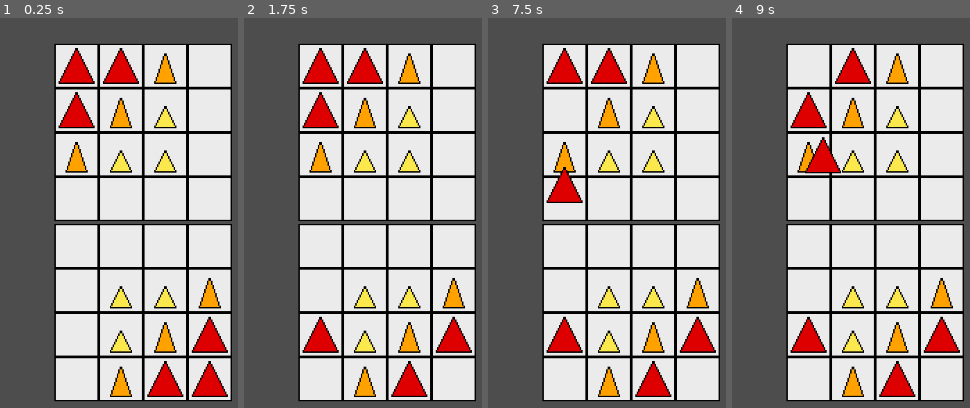
Above: before the commit, frames 1-4 (left to right).
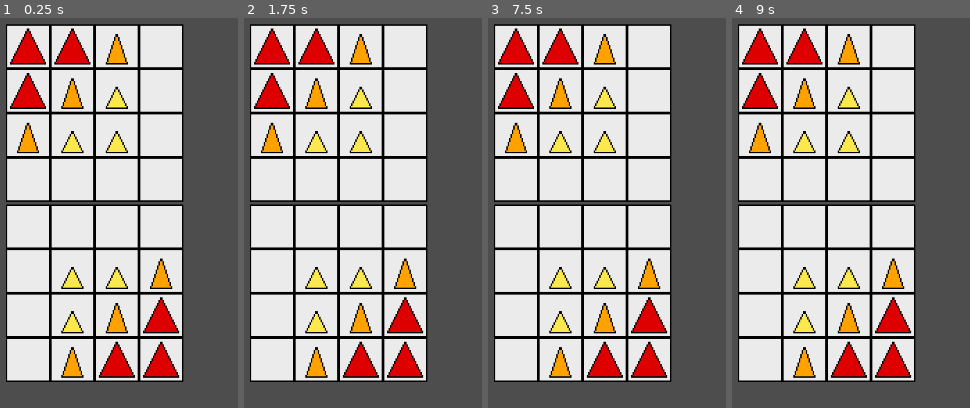
Above: after the commit, the same moments.

Repository: Lorenzo603/martian-chess
Game: Godot game, scene res://main.tscn
Same seed, same stepped clock (60 frames per second), same inputs: the game is played once before the commit and once after it.
Inputs (mouse positions are in pixels of both pictures, inside the frame that each line leads up to):
- Up to frame 1 (0.25 s): no input
- Up to frame 2 (1.75 s): tap Enter at 0.5 s; drag from (408, 380) to (320, 291) at 0.52 s; drag from (453, 380) to (320, 333) at 1.27 s
- Up to frame 3 (7.5 s): tap Space at 2, 3.5, 5 s; move the mouse to (697, 333) at 2.02 s; click (697, 333) at 2.17 s; tap Enter at 2.75, 4.25 s; drag from (609, 380) to (652, 291) at 2.77 s; drag from (652, 333) to (outside the picture) at 3.52 s; drag from (697, 291) to (652, 380) at 4.27 s; move the mouse to (609, 333) at 5.02 s; click (609, 333) at 5.17 s; drag from (609, 291) to (609, 228) at 5.77 s; drag from (652, 291) to (564, 380) at 6.52 s; drag from (564, 111) to (564, 333) at 7.27 s
- Up to frame 4 (9 s): move the mouse to (853, 64) at 8.02 s; click (853, 64) at 8.17 s; drag from (808, 64) to (853, 333) at 8.77 s

The runs differ from the first frame. In frame 1, 65% of the frame differs, in the area x 2-98%, y 1-99%; in frame 2, 65%; in frame 3, 65%; in frame 4, 65%.

Commit message:
capture piece

Diff:
--- a/Board.gd
+++ b/Board.gd
@@ -3,6 +3,12 @@
 const MAX_PLAYERS = 2
 
 var player_turn = 1
+
+# row index is player index (player_turn - 1)
+var captured_pieces = [
+	[],
+	[]
+]
 
 var board_state = [
 	["B", "B", "M", ""],
@@ -30,25 +36,29 @@
 
 	# cannot move piece to same position
 	if starting_tile_x == destination_tile_x and starting_tile_y == destination_tile_y:
-		return false
+		return [false, false]
 
 	# cannot capture own piece
 	# TODO: Exception for when promoting
 	if (destination_tile_x > 3 and player_turn == 1 and board_state[destination_tile_x][destination_tile_y] != "") \
 		or (destination_tile_x <= 3 and player_turn == 2 and board_state[destination_tile_x][destination_tile_y] != ""):
-		return false
+		return [false, false]
 
 	var current_piece_type = board_state[starting_tile_x][starting_tile_y]
 	var is_movement_valid = _is_piece_movement_valid(current_piece_type, starting_tile_x, starting_tile_y, destination_tile_x, destination_tile_y)
 
 	# TODO: cannot "reject" move
 
+	var has_captured = false
 	if is_movement_valid:
+		# capture piece
+		if board_state[destination_tile_x][destination_tile_y] != "":
+			captured_pieces[player_turn - 1].append(board_state[destination_tile_x][destination_tile_y])
+			has_captured = true
 		board_state[starting_tile_x][starting_tile_y] = ""
 		board_state[destination_tile_x][destination_tile_y] = current_piece_type
-		# TODO: capture piece
 		update_player_turn()
-	return is_movement_valid
+	return [is_movement_valid, has_captured]
 
 func _is_piece_movement_valid(current_piece_type, starting_tile_x, starting_tile_y, destination_tile_x, destination_tile_y):
 	match current_piece_type:
--- a/PieceBig.gd
+++ b/PieceBig.gd
@@ -8,6 +8,7 @@
 var starting_position = self.global_position
 @export var starting_tile_x = 0
 @export var starting_tile_y = 0
+@export var starting_tile_ref: Sprite2D = null
 
 func _process(delta):
 	if is_dragging:
@@ -40,12 +41,20 @@
 			var destination_tile_y = overlapping_tile.get_meta("TileCoordY")
 
 
-			var is_move_valid = board.is_move_valid(starting_tile_x, starting_tile_y,
+			var move_result = board.is_move_valid(starting_tile_x, starting_tile_y,
 				destination_tile_x, destination_tile_y
 			)
-			if not is_move_valid:
+			var is_movement_valid = move_result[0]
+			if not is_movement_valid:
 				self.global_position = starting_position
 				return
+
+			starting_tile_ref.set_piece(null)
+			var has_captured = move_result[1]
+			if has_captured:
+				overlapping_tile.get_piece().queue_free()
+			overlapping_tile.set_piece(self)
+			starting_tile_ref = overlapping_tile
 
 			var clamp_position = overlapping_tile.get_node("PieceClampPosition").global_position
 			self.global_position = clamp_position
--- a/main.tscn
+++ b/main.tscn
@@ -12,295 +12,331 @@
 script = ExtResource("1_xp1cc")
 
 [node name="Tile" parent="Board" instance=ExtResource("1_8shwo")]
-position = Vector2(282, 576)
+position = Vector2(212, 548)
 scale = Vector2(2, 2)
 metadata/TileCoordX = 7
 
-[node name="Tile2" parent="Board" instance=ExtResource("1_8shwo")]
-position = Vector2(346, 576)
-scale = Vector2(2, 2)
+[node name="Tile2" parent="Board" node_paths=PackedStringArray("piece") instance=ExtResource("1_8shwo")]
+position = Vector2(276, 548)
+scale = Vector2(2, 2)
+piece = NodePath("../../PieceMedium")
 metadata/TileCoordX = 7
 metadata/TileCoordY = 1
 
-[node name="Tile3" parent="Board" instance=ExtResource("1_8shwo")]
-position = Vector2(410, 576)
-scale = Vector2(2, 2)
+[node name="Tile3" parent="Board" node_paths=PackedStringArray("piece") instance=ExtResource("1_8shwo")]
+position = Vector2(340, 548)
+scale = Vector2(2, 2)
+piece = NodePath("../../PieceBig")
 metadata/TileCoordX = 7
 metadata/TileCoordY = 2
 
-[node name="Tile4" parent="Board" instance=ExtResource("1_8shwo")]
-position = Vector2(474, 576)
-scale = Vector2(2, 2)
+[node name="Tile4" parent="Board" node_paths=PackedStringArray("piece") instance=ExtResource("1_8shwo")]
+position = Vector2(404, 548)
+scale = Vector2(2, 2)
+piece = NodePath("../../PieceBig2")
 metadata/TileCoordX = 7
 metadata/TileCoordY = 3
 
 [node name="Tile5" parent="Board" instance=ExtResource("1_8shwo")]
-position = Vector2(282, 512)
+position = Vector2(212, 484)
 scale = Vector2(2, 2)
 metadata/TileCoordX = 6
 
-[node name="Tile6" parent="Board" instance=ExtResource("1_8shwo")]
-position = Vector2(346, 512)
-scale = Vector2(2, 2)
+[node name="Tile6" parent="Board" node_paths=PackedStringArray("piece") instance=ExtResource("1_8shwo")]
+position = Vector2(276, 484)
+scale = Vector2(2, 2)
+piece = NodePath("../../PieceSmall")
 metadata/TileCoordX = 6
 metadata/TileCoordY = 1
 
-[node name="Tile7" parent="Board" instance=ExtResource("1_8shwo")]
-position = Vector2(410, 512)
-scale = Vector2(2, 2)
+[node name="Tile7" parent="Board" node_paths=PackedStringArray("piece") instance=ExtResource("1_8shwo")]
+position = Vector2(340, 484)
+scale = Vector2(2, 2)
+piece = NodePath("../../PieceMedium2")
 metadata/TileCoordX = 6
 metadata/TileCoordY = 2
 
-[node name="Tile8" parent="Board" instance=ExtResource("1_8shwo")]
-position = Vector2(474, 512)
-scale = Vector2(2, 2)
+[node name="Tile8" parent="Board" node_paths=PackedStringArray("piece") instance=ExtResource("1_8shwo")]
+position = Vector2(404, 484)
+scale = Vector2(2, 2)
+piece = NodePath("../../PieceBig3")
 metadata/TileCoordX = 6
 metadata/TileCoordY = 3
 
 [node name="Tile9" parent="Board" instance=ExtResource("1_8shwo")]
-position = Vector2(282, 448)
+position = Vector2(212, 420)
 scale = Vector2(2, 2)
 metadata/TileCoordX = 5
 
-[node name="Tile10" parent="Board" instance=ExtResource("1_8shwo")]
-position = Vector2(346, 448)
-scale = Vector2(2, 2)
+[node name="Tile10" parent="Board" node_paths=PackedStringArray("piece") instance=ExtResource("1_8shwo")]
+position = Vector2(276, 420)
+scale = Vector2(2, 2)
+piece = NodePath("../../PieceSmall2")
 metadata/TileCoordX = 5
 metadata/TileCoordY = 1
 
-[node name="Tile11" parent="Board" instance=ExtResource("1_8shwo")]
-position = Vector2(410, 448)
-scale = Vector2(2, 2)
+[node name="Tile11" parent="Board" node_paths=PackedStringArray("piece") instance=ExtResource("1_8shwo")]
+position = Vector2(340, 420)
+scale = Vector2(2, 2)
+piece = NodePath("../../PieceSmall3")
 metadata/TileCoordX = 5
 metadata/TileCoordY = 2
 
-[node name="Tile12" parent="Board" instance=ExtResource("1_8shwo")]
-position = Vector2(474, 448)
-scale = Vector2(2, 2)
+[node name="Tile12" parent="Board" node_paths=PackedStringArray("piece") instance=ExtResource("1_8shwo")]
+position = Vector2(404, 420)
+scale = Vector2(2, 2)
+piece = NodePath("../../PieceMedium3")
 metadata/TileCoordX = 5
 metadata/TileCoordY = 3
 
 [node name="Tile13" parent="Board" instance=ExtResource("1_8shwo")]
-position = Vector2(282, 384)
+position = Vector2(212, 356)
 scale = Vector2(2, 2)
 metadata/TileCoordX = 4
 
 [node name="Tile14" parent="Board" instance=ExtResource("1_8shwo")]
-position = Vector2(346, 384)
+position = Vector2(276, 356)
 scale = Vector2(2, 2)
 metadata/TileCoordX = 4
 metadata/TileCoordY = 1
 
 [node name="Tile15" parent="Board" instance=ExtResource("1_8shwo")]
-position = Vector2(410, 384)
+position = Vector2(340, 356)
 scale = Vector2(2, 2)
 metadata/TileCoordX = 4
 metadata/TileCoordY = 2
 
 [node name="Tile16" parent="Board" instance=ExtResource("1_8shwo")]
-position = Vector2(474, 384)
+position = Vector2(404, 356)
 scale = Vector2(2, 2)
 metadata/TileCoordX = 4
 metadata/TileCoordY = 3
 
 [node name="Tile17" parent="Board" instance=ExtResource("1_8shwo")]
-position = Vector2(282, 316)
+position = Vector2(212, 288)
 scale = Vector2(2, 2)
 metadata/TileCoordX = 3
 
 [node name="Tile18" parent="Board" instance=ExtResource("1_8shwo")]
-position = Vector2(346, 316)
+position = Vector2(276, 288)
 scale = Vector2(2, 2)
 metadata/TileCoordX = 3
 metadata/TileCoordY = 1
 
 [node name="Tile19" parent="Board" instance=ExtResource("1_8shwo")]
-position = Vector2(410, 316)
+position = Vector2(340, 288)
 scale = Vector2(2, 2)
 metadata/TileCoordX = 3
 metadata/TileCoordY = 2
 
 [node name="Tile20" parent="Board" instance=ExtResource("1_8shwo")]
-position = Vector2(474, 316)
+position = Vector2(404, 288)
 scale = Vector2(2, 2)
 metadata/TileCoordX = 3
 metadata/TileCoordY = 3
 
-[node name="Tile21" parent="Board" instance=ExtResource("1_8shwo")]
-position = Vector2(282, 252)
-scale = Vector2(2, 2)
+[node name="Tile21" parent="Board" node_paths=PackedStringArray("piece") instance=ExtResource("1_8shwo")]
+position = Vector2(212, 224)
+scale = Vector2(2, 2)
+piece = NodePath("../../PieceMedium4")
 metadata/TileCoordX = 2
 
-[node name="Tile22" parent="Board" instance=ExtResource("1_8shwo")]
-position = Vector2(346, 252)
-scale = Vector2(2, 2)
+[node name="Tile22" parent="Board" node_paths=PackedStringArray("piece") instance=ExtResource("1_8shwo")]
+position = Vector2(276, 224)
+scale = Vector2(2, 2)
+piece = NodePath("../../PieceSmall5")
 metadata/TileCoordX = 2
 metadata/TileCoordY = 1
 
-[node name="Tile23" parent="Board" instance=ExtResource("1_8shwo")]
-position = Vector2(410, 252)
-scale = Vector2(2, 2)
+[node name="Tile23" parent="Board" node_paths=PackedStringArray("piece") instance=ExtResource("1_8shwo")]
+position = Vector2(340, 224)
+scale = Vector2(2, 2)
+piece = NodePath("../../PieceSmall4")
 metadata/TileCoordX = 2
 metadata/TileCoordY = 2
 
 [node name="Tile24" parent="Board" instance=ExtResource("1_8shwo")]
-position = Vector2(474, 252)
+position = Vector2(404, 224)
 scale = Vector2(2, 2)
 metadata/TileCoordX = 2
 metadata/TileCoordY = 3
 
-[node name="Tile25" parent="Board" instance=ExtResource("1_8shwo")]
-position = Vector2(282, 188)
-scale = Vector2(2, 2)
+[node name="Tile25" parent="Board" node_paths=PackedStringArray("piece") instance=ExtResource("1_8shwo")]
+position = Vector2(212, 160)
+scale = Vector2(2, 2)
+piece = NodePath("../../PieceBig4")
 metadata/TileCoordX = 1
 
-[node name="Tile26" parent="Board" instance=ExtResource("1_8shwo")]
-position = Vector2(346, 188)
-scale = Vector2(2, 2)
+[node name="Tile26" parent="Board" node_paths=PackedStringArray("piece") instance=ExtResource("1_8shwo")]
+position = Vector2(276, 160)
+scale = Vector2(2, 2)
+piece = NodePath("../../PieceMedium5")
 metadata/TileCoordX = 1
 metadata/TileCoordY = 1
 
-[node name="Tile27" parent="Board" instance=ExtResource("1_8shwo")]
-position = Vector2(410, 188)
-scale = Vector2(2, 2)
+[node name="Tile27" parent="Board" node_paths=PackedStringArray("piece") instance=ExtResource("1_8shwo")]
+position = Vector2(340, 160)
+scale = Vector2(2, 2)
+piece = NodePath("../../PieceSmall6")
 metadata/TileCoordX = 1
 metadata/TileCoordY = 2
 
 [node name="Tile28" parent="Board" instance=ExtResource("1_8shwo")]
-position = Vector2(474, 188)
+position = Vector2(404, 160)
 scale = Vector2(2, 2)
 metadata/TileCoordX = 1
 metadata/TileCoordY = 3
 
-[node name="Tile29" parent="Board" instance=ExtResource("1_8shwo")]
-position = Vector2(282, 124)
-scale = Vector2(2, 2)
-
-[node name="Tile30" parent="Board" instance=ExtResource("1_8shwo")]
-position = Vector2(346, 124)
-scale = Vector2(2, 2)
-metadata/TileCoordY = 1
-
-[node name="Tile31" parent="Board" instance=ExtResource("1_8shwo")]
-position = Vector2(410, 124)
-scale = Vector2(2, 2)
+[node name="Tile29" parent="Board" node_paths=PackedStringArray("piece") instance=ExtResource("1_8shwo")]
+position = Vector2(212, 96)
+scale = Vector2(2, 2)
+piece = NodePath("../../PieceBig6")
+
+[node name="Tile30" parent="Board" node_paths=PackedStringArray("piece") instance=ExtResource("1_8shwo")]
+position = Vector2(276, 96)
+scale = Vector2(2, 2)
+piece = NodePath("../../PieceBig5")
+metadata/TileCoordY = 1
+
+[node name="Tile31" parent="Board" node_paths=PackedStringArray("piece") instance=ExtResource("1_8shwo")]
+position = Vector2(340, 96)
+scale = Vector2(2, 2)
+piece = NodePath("../../PieceMedium6")
 metadata/TileCoordY = 2
 
 [node name="Tile32" parent="Board" instance=ExtResource("1_8shwo")]
-position = Vector2(474, 124)
-scale = Vector2(2, 2)
-metadata/TileCoordY = 3
-
-[node name="PieceBig" parent="." instance=ExtResource("2_a7rm7")]
-z_index = 1
-position = Vector2(410, 576)
+position = Vector2(404, 96)
+scale = Vector2(2, 2)
+metadata/TileCoordY = 3
+
+[node name="PieceBig" parent="." node_paths=PackedStringArray("starting_tile_ref") instance=ExtResource("2_a7rm7")]
+z_index = 1
+position = Vector2(340, 548)
 scale = Vector2(2, 2)
 starting_tile_x = 7
 starting_tile_y = 2
-
-[node name="PieceBig2" parent="." instance=ExtResource("2_a7rm7")]
-z_index = 1
-position = Vector2(474, 576)
+starting_tile_ref = NodePath("../Board/Tile3")
+
+[node name="PieceBig2" parent="." node_paths=PackedStringArray("starting_tile_ref") instance=ExtResource("2_a7rm7")]
+z_index = 1
+position = Vector2(404, 548)
 scale = Vector2(2, 2)
 starting_tile_x = 7
 starting_tile_y = 3
-
-[node name="PieceBig3" parent="." instance=ExtResource("2_a7rm7")]
-z_index = 1
-position = Vector2(474, 512)
+starting_tile_ref = NodePath("../Board/Tile4")
+
+[node name="PieceBig3" parent="." node_paths=PackedStringArray("starting_tile_ref") instance=ExtResource("2_a7rm7")]
+z_index = 1
+position = Vector2(404, 484)
 scale = Vector2(2, 2)
 starting_tile_x = 6
 starting_tile_y = 3
-
-[node name="PieceMedium" parent="." instance=ExtResource("3_72c2s")]
-z_index = 1
-position = Vector2(346, 576)
+starting_tile_ref = NodePath("../Board/Tile8")
+
+[node name="PieceMedium" parent="." node_paths=PackedStringArray("starting_tile_ref") instance=ExtResource("3_72c2s")]
+z_index = 1
+position = Vector2(276, 548)
 scale = Vector2(2, 2)
 starting_tile_x = 7
 starting_tile_y = 1
-
-[node name="PieceMedium2" parent="." instance=ExtResource("3_72c2s")]
-z_index = 1
-position = Vector2(410, 512)
+starting_tile_ref = NodePath("../Board/Tile2")
+
+[node name="PieceMedium2" parent="." node_paths=PackedStringArray("starting_tile_ref") instance=ExtResource("3_72c2s")]
+z_index = 1
+position = Vector2(340, 484)
 scale = Vector2(2, 2)
 starting_tile_x = 6
 starting_tile_y = 2
-
-[node name="PieceMedium3" parent="." instance=ExtResource("3_72c2s")]
-z_index = 1
-position = Vector2(474, 448)
+starting_tile_ref = NodePath("../Board/Tile7")
+
+[node name="PieceMedium3" parent="." node_paths=PackedStringArray("starting_tile_ref") instance=ExtResource("3_72c2s")]
+z_index = 1
+position = Vector2(404, 420)
 scale = Vector2(2, 2)
 starting_tile_x = 5
 starting_tile_y = 3
-
-[node name="PieceSmall" parent="." instance=ExtResource("4_bhcof")]
-position = Vector2(346, 512)
+starting_tile_ref = NodePath("../Board/Tile12")
+
+[node name="PieceSmall" parent="." node_paths=PackedStringArray("starting_tile_ref") instance=ExtResource("4_bhcof")]
+position = Vector2(276, 484)
 scale = Vector2(2, 2)
 starting_tile_x = 6
 starting_tile_y = 1
-
-[node name="PieceSmall2" parent="." instance=ExtResource("4_bhcof")]
-position = Vector2(346, 448)
+starting_tile_ref = NodePath("../Board/Tile6")
+
+[node name="PieceSmall2" parent="." node_paths=PackedStringArray("starting_tile_ref") instance=ExtResource("4_bhcof")]
+position = Vector2(276, 420)
 scale = Vector2(2, 2)
 starting_tile_x = 5
 starting_tile_y = 1
-
-[node name="PieceSmall3" parent="." instance=ExtResource("4_bhcof")]
-position = Vector2(410, 448)
+starting_tile_ref = NodePath("../Board/Tile10")
+
+[node name="PieceSmall3" parent="." node_paths=PackedStringArray("starting_tile_ref") instance=ExtResource("4_bhcof")]
+position = Vector2(340, 420)
 scale = Vector2(2, 2)
 starting_tile_x = 5
 starting_tile_y = 2
-
-[node name="PieceBig4" parent="." instance=ExtResource("2_a7rm7")]
-z_index = 1
-position = Vector2(282, 188)
+starting_tile_ref = NodePath("../Board/Tile11")
+
+[node name="PieceBig4" parent="." node_paths=PackedStringArray("starting_tile_ref") instance=ExtResource("2_a7rm7")]
+z_index = 1
+position = Vector2(212, 160)
 scale = Vector2(2, 2)
 starting_tile_x = 1
-
-[node name="PieceBig5" parent="." instance=ExtResource("2_a7rm7")]
-z_index = 1
-position = Vector2(346, 124)
-scale = Vector2(2, 2)
-starting_tile_y = 1
-
-[node name="PieceBig6" parent="." instance=ExtResource("2_a7rm7")]
-z_index = 1
-position = Vector2(282, 124)
-scale = Vector2(2, 2)
-
-[node name="PieceMedium4" parent="." instance=ExtResource("3_72c2s")]
-z_index = 1
-position = Vector2(282, 252)
+starting_tile_ref = NodePath("../Board/Tile25")
+
+[node name="PieceBig5" parent="." node_paths=PackedStringArray("starting_tile_ref") instance=ExtResource("2_a7rm7")]
+z_index = 1
+position = Vector2(276, 96)
+scale = Vector2(2, 2)
+starting_tile_y = 1
+starting_tile_ref = NodePath("../Board/Tile30")
+
+[node name="PieceBig6" parent="." node_paths=PackedStringArray("starting_tile_ref") instance=ExtResource("2_a7rm7")]
+z_index = 1
+position = Vector2(212, 96)
+scale = Vector2(2, 2)
+starting_tile_ref = NodePath("../Board/Tile29")
+
+[node name="PieceMedium4" parent="." node_paths=PackedStringArray("starting_tile_ref") instance=ExtResource("3_72c2s")]
+z_index = 1
+position = Vector2(212, 224)
 scale = Vector2(2, 2)
 starting_tile_x = 2
-
-[node name="PieceMedium5" parent="." instance=ExtResource("3_72c2s")]
-z_index = 1
-position = Vector2(346, 188)
+starting_tile_ref = NodePath("../Board/Tile21")
+
+[node name="PieceMedium5" parent="." node_paths=PackedStringArray("starting_tile_ref") instance=ExtResource("3_72c2s")]
+z_index = 1
+position = Vector2(276, 160)
 scale = Vector2(2, 2)
 starting_tile_x = 1
 starting_tile_y = 1
-
-[node name="PieceMedium6" parent="." instance=ExtResource("3_72c2s")]
-z_index = 1
-position = Vector2(410, 124)
-scale = Vector2(2, 2)
-starting_tile_y = 2
-
-[node name="PieceSmall4" parent="." instance=ExtResource("4_bhcof")]
-position = Vector2(410, 252)
+starting_tile_ref = NodePath("../Board/Tile26")
+
+[node name="PieceMedium6" parent="." node_paths=PackedStringArray("starting_tile_ref") instance=ExtResource("3_72c2s")]
+z_index = 1
+position = Vector2(340, 96)
+scale = Vector2(2, 2)
+starting_tile_y = 2
+starting_tile_ref = NodePath("../Board/Tile31")
+
+[node name="PieceSmall4" parent="." node_paths=PackedStringArray("starting_tile_ref") instance=ExtResource("4_bhcof")]
+position = Vector2(340, 224)
 scale = Vector2(2, 2)
 starting_tile_x = 2
 starting_tile_y = 2
-
-[node name="PieceSmall5" parent="." instance=ExtResource("4_bhcof")]
-position = Vector2(346, 252)
+starting_tile_ref = NodePath("../Board/Tile23")
+
+[node name="PieceSmall5" parent="." node_paths=PackedStringArray("starting_tile_ref") instance=ExtResource("4_bhcof")]
+position = Vector2(276, 224)
 scale = Vector2(2, 2)
 starting_tile_x = 2
 starting_tile_y = 1
-
-[node name="PieceSmall6" parent="." instance=ExtResource("4_bhcof")]
-position = Vector2(410, 188)
+starting_tile_ref = NodePath("../Board/Tile22")
+
+[node name="PieceSmall6" parent="." node_paths=PackedStringArray("starting_tile_ref") instance=ExtResource("4_bhcof")]
+position = Vector2(340, 160)
 scale = Vector2(2, 2)
 starting_tile_x = 1
 starting_tile_y = 2
+starting_tile_ref = NodePath("../Board/Tile27")
--- /dev/null
+++ b/tile.gd
@@ -0,0 +1,9 @@
+extends Sprite2D
+
+@export var piece: Sprite2D = null
+
+func get_piece():
+	return piece
+
+func set_piece(piece):
+	self.piece = piece
--- a/tile.tscn
+++ b/tile.tscn
@@ -1,6 +1,7 @@
-[gd_scene load_steps=3 format=3 uid="uid://b82v2l7odaygd"]
+[gd_scene load_steps=4 format=3 uid="uid://b82v2l7odaygd"]
 
 [ext_resource type="Texture2D" uid="uid://b0aqo4bf3vunc" path="res://Assets/Sprites/Tile.png" id="1_yggss"]
+[ext_resource type="Script" path="res://tile.gd" id="2_5lrcw"]
 
 [sub_resource type="RectangleShape2D" id="RectangleShape2D_mlw7l"]
 size = Vector2(32, 32)
@@ -8,6 +9,7 @@
 [node name="Tile" type="Sprite2D"]
 texture_filter = 1
 texture = ExtResource("1_yggss")
+script = ExtResource("2_5lrcw")
 metadata/TileCoordX = 0
 metadata/TileCoordY = 0
 
